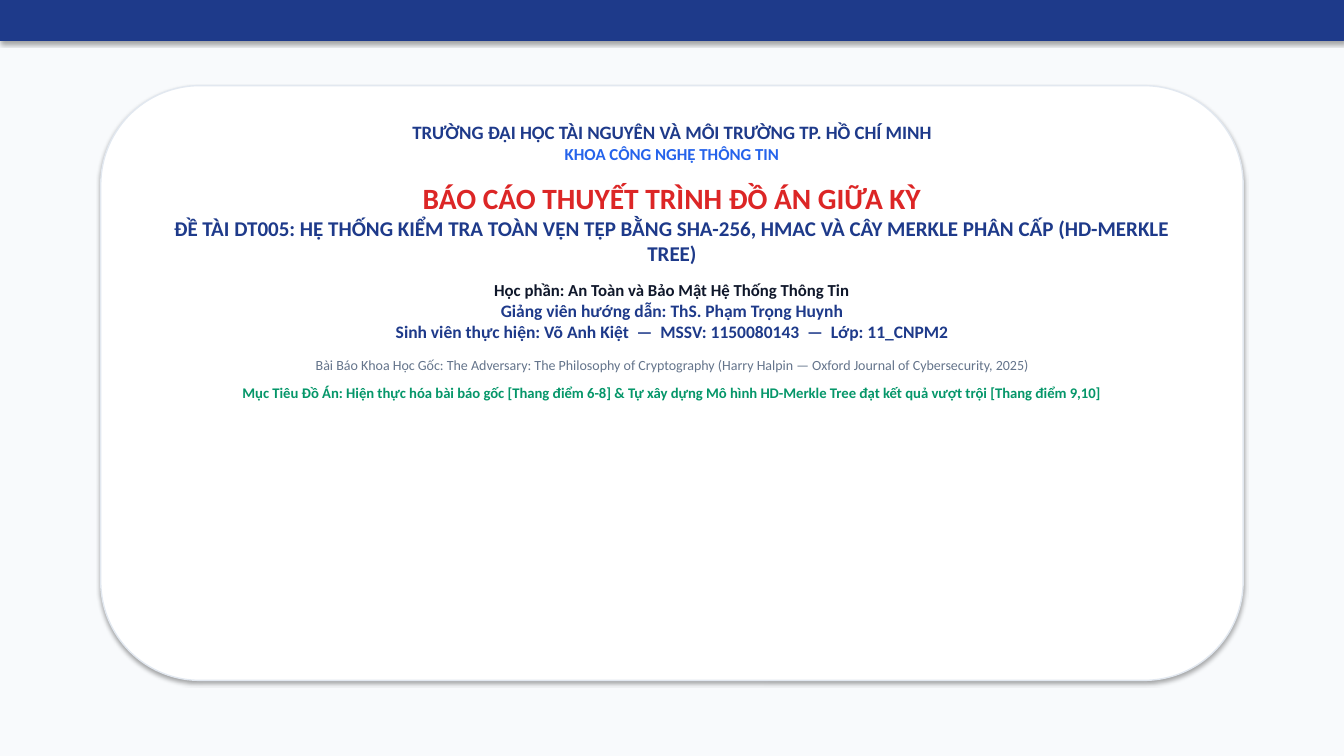
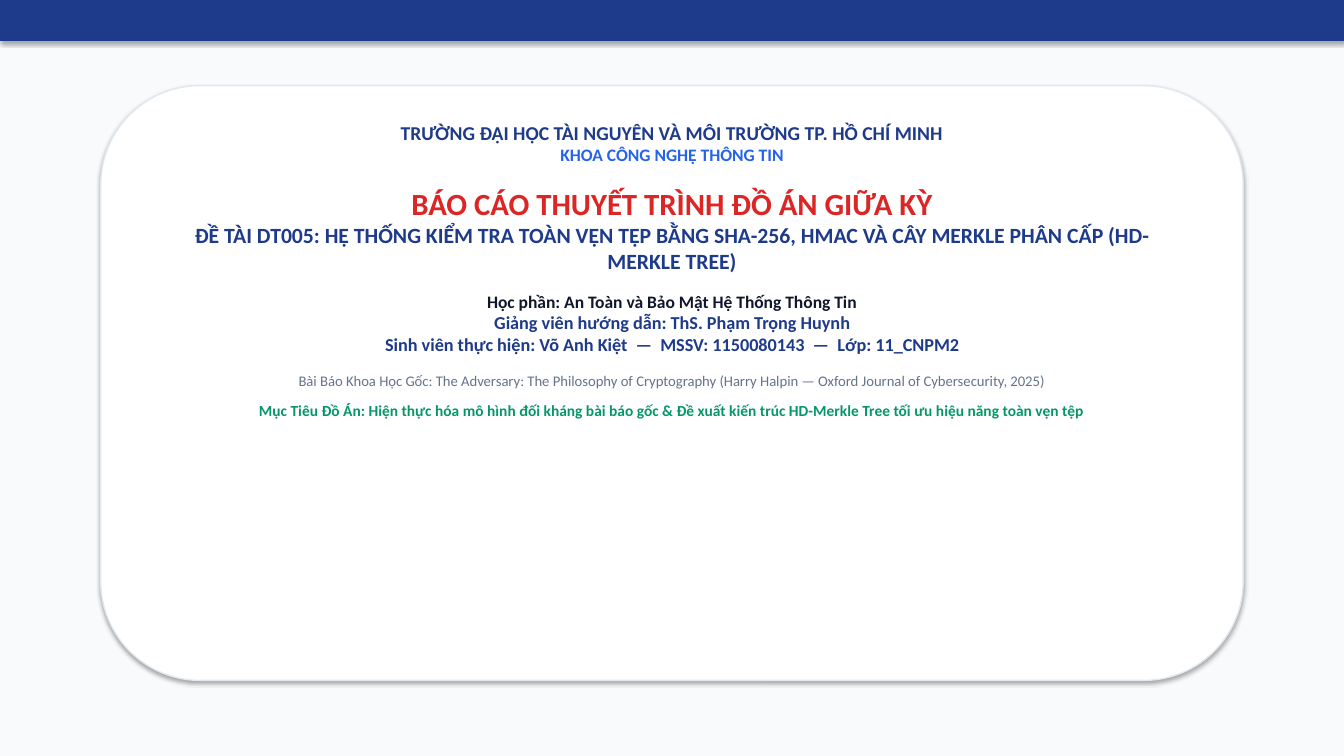
Before and after one commit to kietvo5924/ATBMHTTT_DT005_FileIntegrity, a slide deck: slide 1 of docs/Bao_Cao_Giua_Ky_DT05.pptx. Drawn at 1344x756 pixels with LibreOffice and Linux fonts; fonts in the diff are those of the drawing. Boxes give left, top, right and bottom in pixels: in the first picture for what was removed or moved away, otherwise in the second. Text is boxed around its words. In the diff, an @@ line names an element or a change of style, - is before the commit and + after.

Commit message:
style(slides,script): remove explicit grading point tags, enlarge font sizes, streamline bullet text, and integrate realistic terminal console logs

```diff
--- a/docs/Bao_Cao_Giua_Ky_DT05.pptx
+++ b/docs/Bao_Cao_Giua_Ky_DT05.pptx
@@ text at <box>195,124,1149,389</box>: size 13.5 to 14 pt in "TRƯỜNG ĐẠI HỌC TÀI NGUYÊN VÀ MÔI ..."; size 12 to 12.5 pt in "KHOA CÔNG NGHỆ THÔNG TIN", "Học phần: An Toàn và Bảo Mật ..."; size 21 to 22 pt in "BÁO CÁO THUYẾT TRÌNH ĐỒ ÁN GIỮA ..."; size 15 to 15.5 pt in "ĐỀ TÀI DT005: HỆ THỐNG KIỂM TRA ..."; size 12.5 to 13 pt in "Giảng viên hướng dẫn: ThS. Phạm Trọng ..."; size 10 to 10.5 pt in "Bài Báo Khoa Học Gốc: The Adversary: ..."; more space between paragraphs @@
@@ text at <box>259,403,1083,419</box>: text changed; size 10.5 to 11 pt @@
-Mục Tiêu Đồ Án: Hiện thực hóa bài báo gốc [Thang điểm 6-8] & Tự xây dựng Mô hình HD-Merkle Tree đạt kết quả vượt trội [Thang điểm 9,10]
+Mục Tiêu Đồ Án: Hiện thực hóa mô hình đối kháng bài báo gốc & Đề xuất kiến trúc HD-Merkle Tree tối ưu hiệu năng toàn vẹn tệp
```
Also in this commit, not shown: 15 other slides changed, 3 other files.
